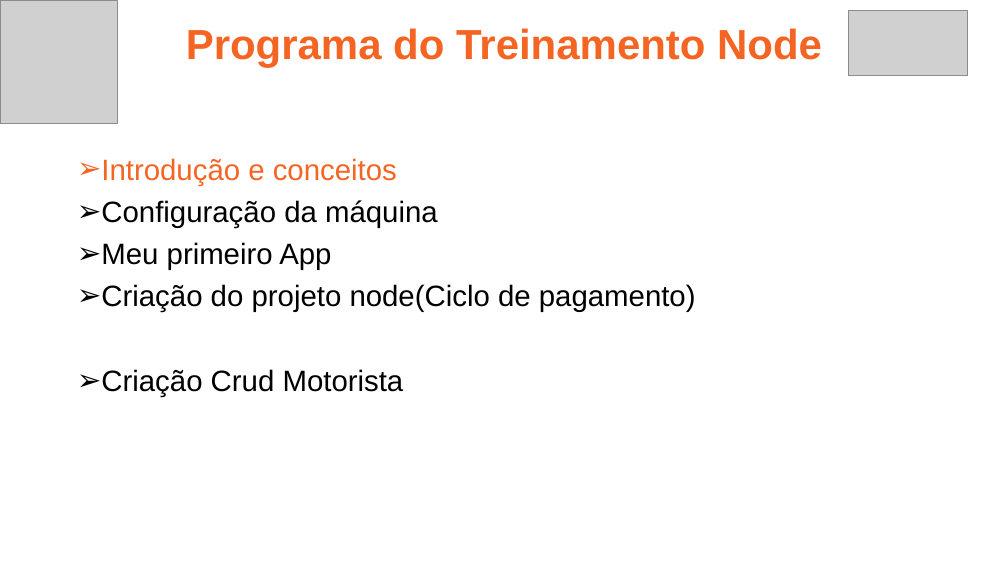
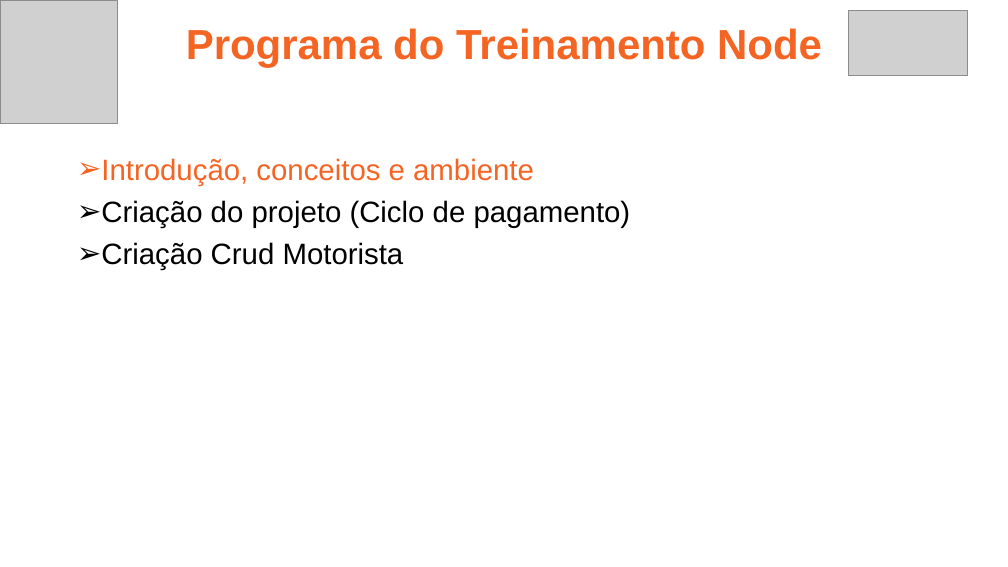
Before and after one commit to ruan4f/Treinamento_Node_React, a slide deck: slide 2 of material/ReactAula1.pptx. Drawn at 1008x567 pixels with LibreOffice and Linux fonts; fonts in the diff are those of the drawing; grey boxes stand for pictures. Boxes give left, top, right and bottom in pixels: in the first picture for what was removed or moved away, otherwise in the second. Text is boxed around its words. In the diff, an @@ line names an element or a change of style, - is before the commit and + after.

```diff
--- a/material/ReactAula1.pptx
+++ b/material/ReactAula1.pptx
@@ text at bbox=[101, 158, 631, 228]: text changed @@
-➢ Introdução e conceitos
-➢ Configuração da máquina
-➢ Meu primeiro App
-➢ Criação do projeto node(Ciclo de pagamento)
+➢ Introdução, conceitos e ambiente
+➢ Criação do projeto (Ciclo de pagamento)
```
Also in this commit, not shown: 1 slide added, 1 other file.
